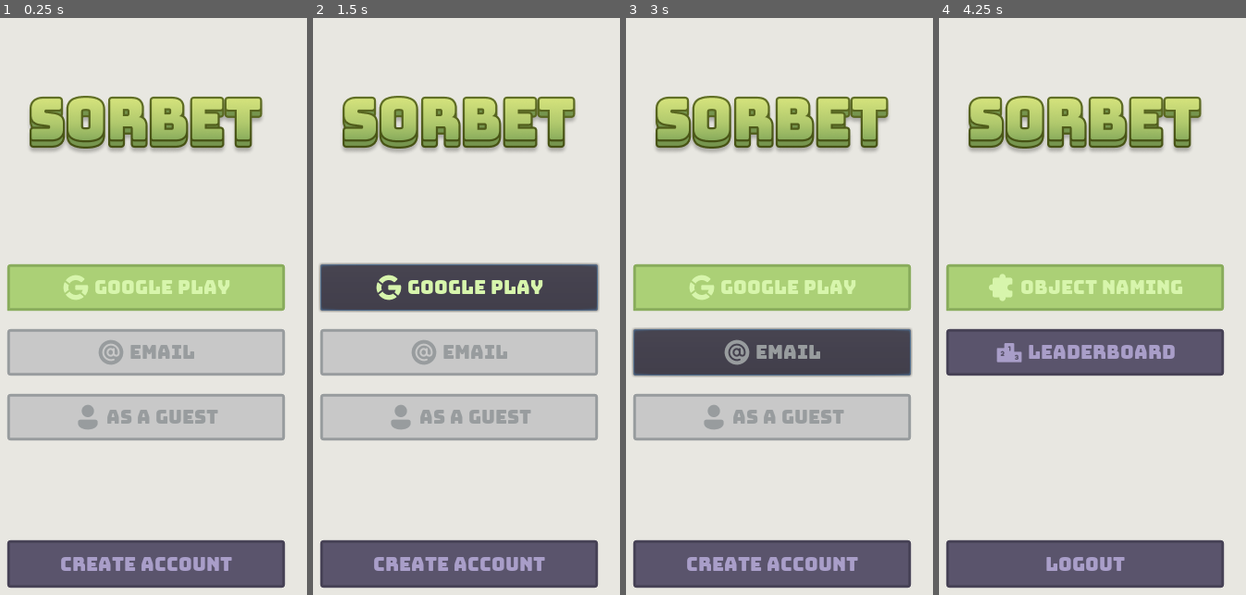
Above: before the commit, frames 1-4 (left to right).
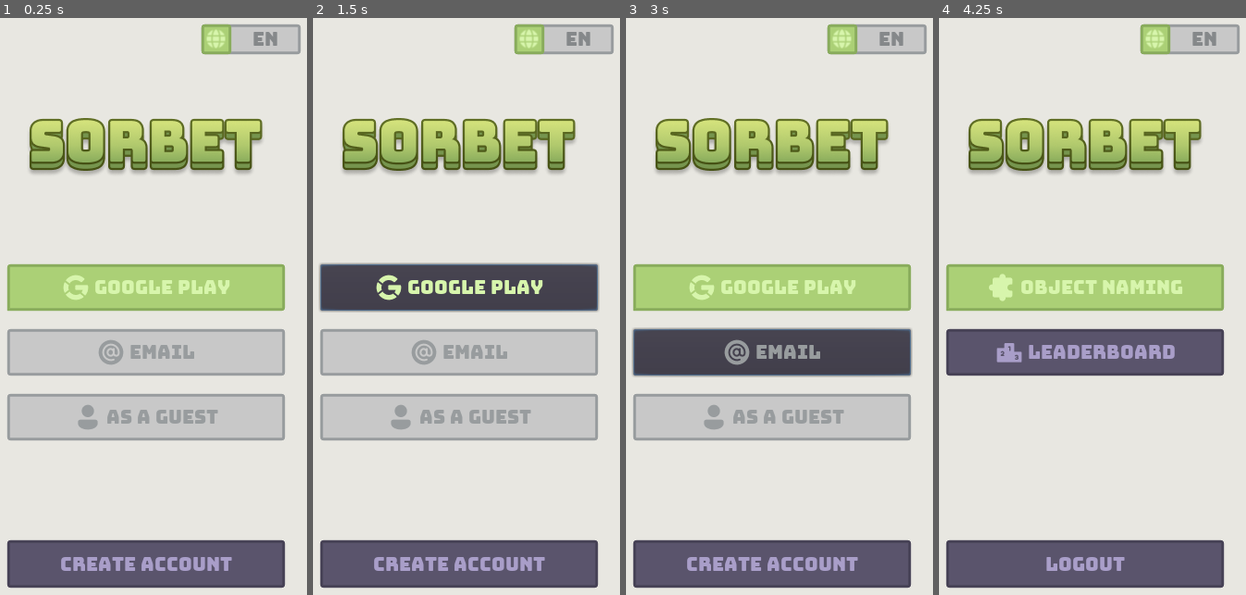
Above: after the commit, the same moments.

Repository: CTRLRLTY/Sorbet
Game: Godot game, scene res://Scenes/TitleScreen/TitleScreen.tscn
Same seed, same stepped clock (60 frames per second), same inputs: the game is played once before the commit and once after it.
Inputs (mouse positions are in pixels of both pictures, inside the frame that each line leads up to):
- Up to frame 1 (0.25 s): no input
- Up to frame 2 (1.5 s): click (564, 41) at 0.5 s, where only the run after the commit has a clickable "EN"; click (460, 289) at 1.25 s
- Up to frame 3 (3 s): click (773, 289) at 2 s; click (773, 352) at 2.75 s
- Up to frame 4 (4.25 s): click (1086, 416) at 3.5 s

The runs differ from the first frame. In frame 1, 11% of the frame differs, in the area x 9-98%, y 0-28%; in frame 2, 11%; in frame 3, 11%; in frame 4, 11%.

Commit message:
Added language button

Diff:
--- a/Scenes/TitleScreen/TitleScreen.tscn
+++ b/Scenes/TitleScreen/TitleScreen.tscn
@@ -16,6 +16,7 @@
 [ext_resource path="res://Scenes/TitleScreen/Screens.gd" type="Script" id=14]
 [ext_resource path="res://Scenes/TitleScreen/BottomButton.gd" type="Script" id=15]
 [ext_resource path="res://Resources/Icons/leaderboard.png" type="Texture" id=16]
+[ext_resource path="res://Resources/Icons/globe.png" type="Texture" id=17]
 
 [sub_resource type="StyleBoxEmpty" id=5]
 
@@ -24,6 +25,30 @@
 [sub_resource type="StyleBoxEmpty" id=6]
 
 [sub_resource type="StyleBoxEmpty" id=7]
+
+[sub_resource type="StyleBoxFlat" id=9]
+bg_color = Color( 0.788235, 0.788235, 0.788235, 1 )
+border_width_left = 3
+border_width_top = 3
+border_width_right = 3
+border_width_bottom = 3
+border_color = Color( 0.6, 0.615686, 0.623529, 1 )
+corner_radius_top_left = 3
+corner_radius_top_right = 3
+corner_radius_bottom_right = 3
+corner_radius_bottom_left = 3
+
+[sub_resource type="StyleBoxFlat" id=8]
+bg_color = Color( 0.67451, 0.819608, 0.466667, 1 )
+border_width_left = 3
+border_width_top = 3
+border_width_right = 3
+border_width_bottom = 3
+border_color = Color( 0.541176, 0.678431, 0.364706, 1 )
+corner_radius_top_left = 3
+corner_radius_top_right = 3
+corner_radius_bottom_right = 3
+corner_radius_bottom_left = 3
 
 [node name="TitleScreen" type="Control"]
 anchor_right = 1.0
@@ -50,8 +75,8 @@
 
 [node name="Sorbet" type="TextureRect" parent="."]
 anchor_right = 1.0
-margin_top = 87.0
-margin_bottom = 152.0
+margin_top = 111.0
+margin_bottom = 176.0
 mouse_filter = 2
 texture = ExtResource( 1 )
 stretch_mode = 6
@@ -330,6 +355,47 @@
 custom_styles/normal = ExtResource( 8 )
 text = "Logout"
 
+[node name="Language" type="Button" parent="."]
+margin_left = 240.0
+margin_top = 10.0
+margin_right = 347.0
+margin_bottom = 42.0
+mouse_default_cursor_shape = 2
+custom_styles/hover = SubResource( 9 )
+custom_styles/pressed = SubResource( 9 )
+custom_styles/normal = SubResource( 9 )
+
+[node name="PanelContainer" type="Panel" parent="Language"]
+margin_right = 32.0
+margin_bottom = 32.0
+rect_min_size = Vector2( 32, 32 )
+mouse_filter = 2
+custom_styles/panel = SubResource( 8 )
+
+[node name="TextureRect" type="TextureRect" parent="Language/PanelContainer"]
+modulate = Color( 0.847059, 0.964706, 0.678431, 1 )
+anchor_right = 1.0
+anchor_bottom = 1.0
+mouse_filter = 2
+texture = ExtResource( 17 )
+stretch_mode = 4
+
+[node name="Label" type="Label" parent="Language"]
+anchor_left = 0.5
+anchor_top = 0.5
+anchor_right = 0.5
+anchor_bottom = 0.5
+margin_left = -20.5
+margin_top = -15.0
+margin_right = 51.5
+margin_bottom = 15.0
+custom_colors/font_color = Color( 0.52549, 0.537255, 0.545098, 1 )
+custom_fonts/font = ExtResource( 5 )
+text = "EN"
+align = 1
+valign = 1
+clip_text = true
+
 [connection signal="pressed" from="Screens/LoginScreen/Main/Guest" to="." method="_on_Guest_pressed"]
 [connection signal="pressed" from="Screens/UserScreen/VBoxContainer/ObjectNaming" to="Screens/UserScreen" method="_on_ObjectNaming_pressed"]
 [connection signal="pressed" from="BottomButton/CreateAccount" to="Screens/LoginScreen" method="_on_CreateAccount_pressed"]
Not shown: 1 places in Scenes/TitleScreen/TitleScreen.tscn that only renumber resources
